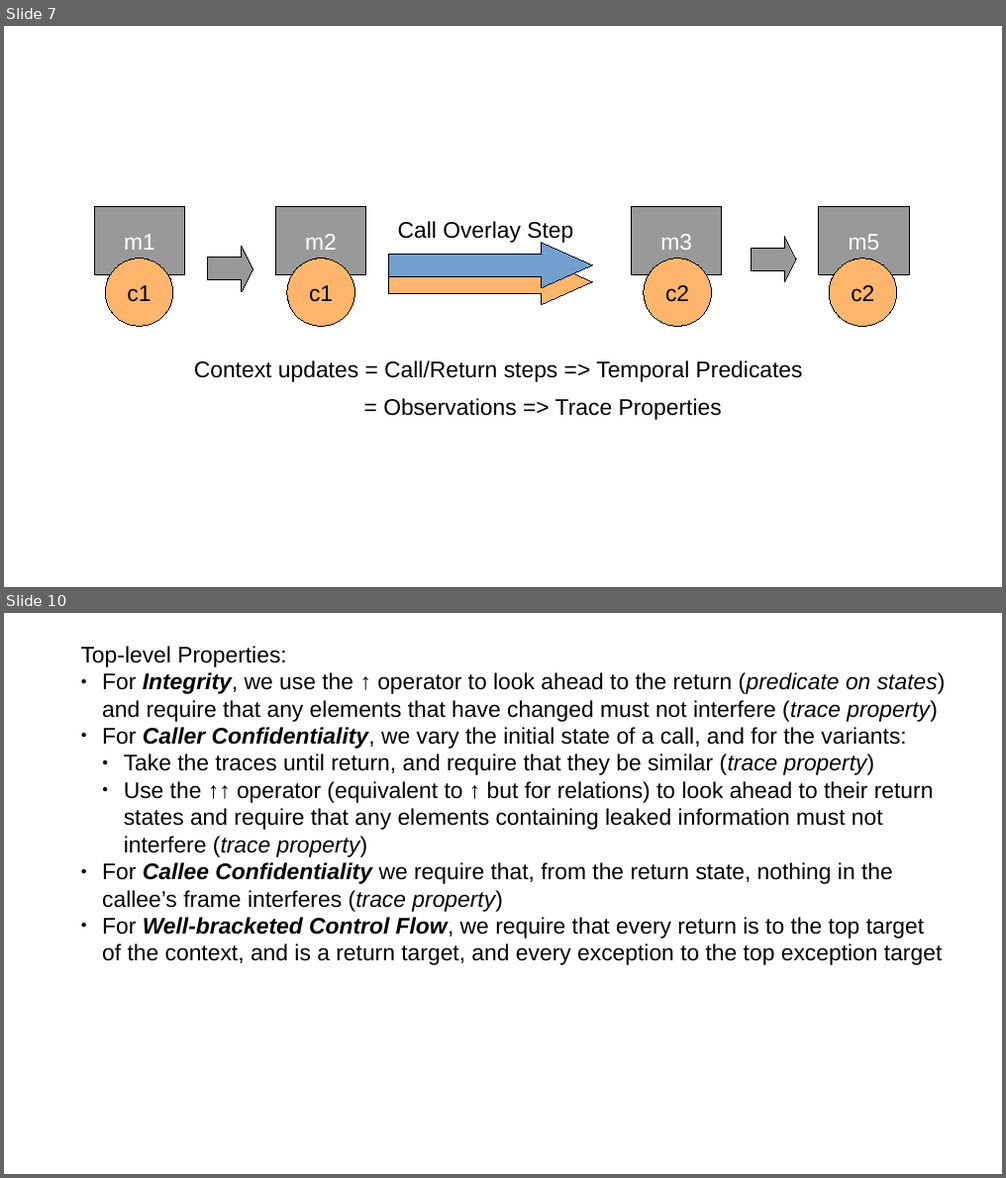
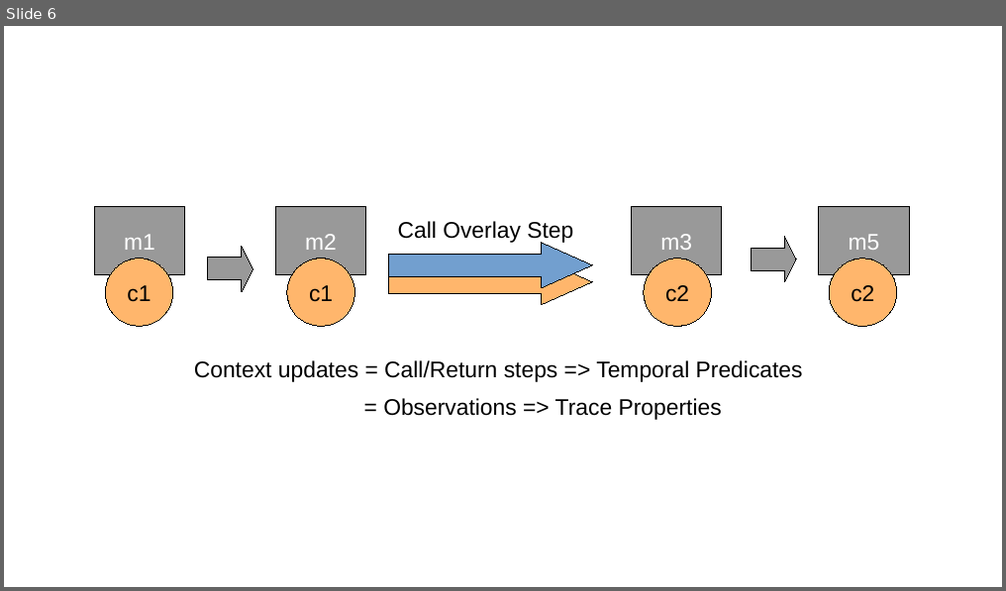
Before and after one commit to bcpierce00/interfering, a slide deck: submission5/StackPres.odp. Shown one above the other, each under a label of ours: slides 7 and 10 before the commit, slide 6 after it; the slides between them are not shown. The pictures are 1006x1178 and 1006x591 pixels, drawn with LibreOffice and Linux fonts; fonts in the diff are those of the drawing. Boxes give left, top, right and bottom in pixels: in the first picture for what was removed or moved away, otherwise in the second. Text is boxed around its words. In the diff, an @@ line names an element or a change of style, - is before the commit and + after.

```diff
--- a/submission5/StackPres.odp
+++ b/submission5/StackPres.odp
@@ slide 10 removed at [4, 613, 1002, 1174], background #FFFFFF @@
@@ text removed at [81, 646, 945, 965] @@
-Top-level Properties:
-● For Integrity, we use the ↑ operator to look ahead to the return (predicate on states) and require that any elements that have changed must not interfere (trace property)
-● For Caller Confidentiality, we vary the initial state of a call, and for the variants:
-  ● Take the traces until return, and require that they be similar (trace property)
-  ● Use the ↑↑ operator (equivalent to ↑ but for relations) to look ahead to their return states and require that any elements containing leaked information must not interfere (trace property)
-● For Callee Confidentiality we require that, from the return state, nothing in the callee’s frame interferes (trace property)
-● For Well-bracketed Control Flow, we require that every return is to the top target of the context, and is a return target, and every exception to the top exception target
@@ what was slide 7 is now slide 6 @@
```
Also in this commit, not shown: 2 slides changed, 8 slides added, 4 other slides removed, 1 other file.
